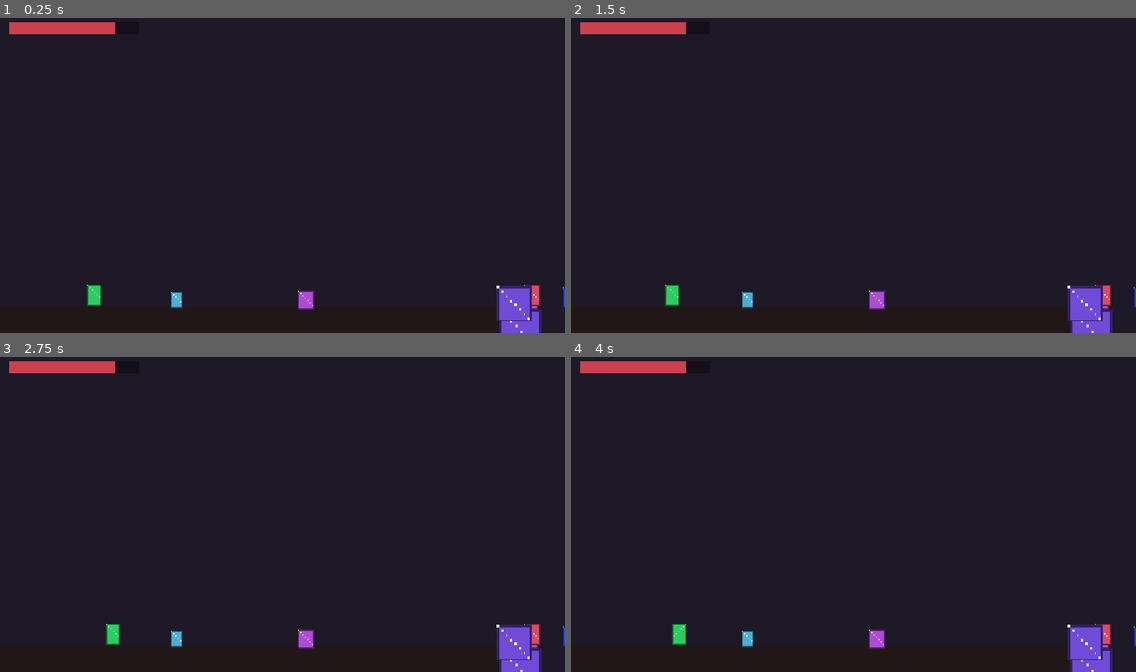
Above: before the commit, frames 1-4 (two rows, left to right).
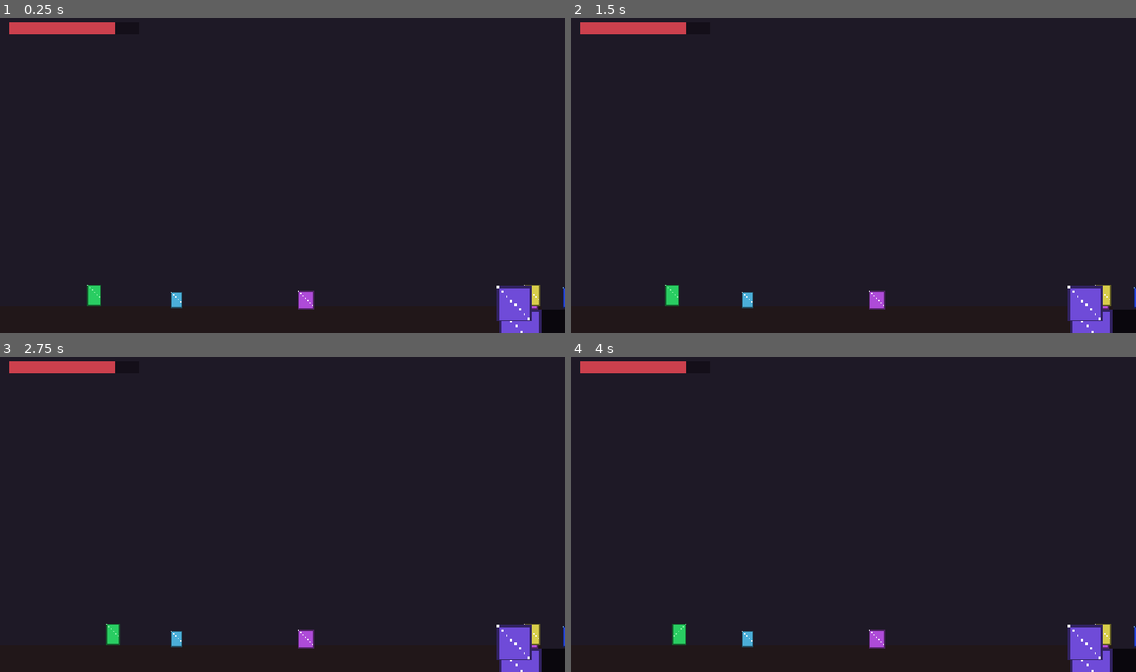
Above: after the commit, the same moments.

Repository: Eruldin/Honor-Meselesi
Game: Godot game, scene res://src/levels/ch1/Ch1.tscn
The game is run twice, just before and just after one commit, with the same random seed, the same clock (stepped at 60 frames per second) and the same inputs. This scene is started directly instead of the project's main scene.
Inputs (mouse positions are in pixels of both pictures, inside the frame that each line leads up to):
- Up to frame 1 (0.25 s): no input
- Up to frame 2 (1.5 s): tap Enter at 0.5 s; move the mouse to (977, 159) at 0.52 s; hold D (move_right) 0.53-1.25 s; tap J (attack) at 0.6 s; click (977, 159) at 0.67 s; tap Space (jump) at 0.77, 1.07 s; tap L (dash) at 0.8 s; drag from (740, 191) to (746, 310) at 1.27 s
- Up to frame 3 (2.75 s): tap Space (jump) at 2 s; move the mouse to (339, 442) at 2.02 s; hold D (move_right) from 2.03 s (still down); hold Space (jump) from 2.03 s (still down); tap K (parry) at 2.1 s
- Up to frame 4 (4 s): release D (move_right) at 2.75 s; release Space (jump) at 2.75 s; drag from (825, 577) to (1079, 649) at 2.77 s; tap Enter at 3.5 s; move the mouse to (1023, 561) at 3.52 s; hold A (move_left) from 3.53 s (still down); tap J (attack) at 3.6 s; tap Space (jump) at 3.77 s; tap L (dash) at 3.8 s

The runs differ from the first frame. In frame 1, 0.4% of the frame differs, in the area x 92-100%, y 84-100%; in frame 2, 0.4%; in frame 3, 0.4%; in frame 4, 0.4%.

Commit message:
fix(ch1): kuyu boslugu ve gecit platformlari duzeltildi, sfx/ambians eklendi

Diff:
--- a/assets_manifest.json
+++ b/assets_manifest.json
@@ -195,7 +195,7 @@
    "pack": "Free Pixel Art Forest"
   },
   "bg/forest_mid": {
-   "path": "env/forest/Free Pixel Art Forest/PNG/Background layers/Layer_0006_4.png",
+   "path": "env/forest/Free Pixel Art Forest/PNG/Background layers/Layer_0002_7.png",
    "pack": "Free Pixel Art Forest"
   },
   "bg/city": {
@@ -373,7 +373,7 @@
   "deco/cloud": {
    "path": "env/postapoc/Objects/Exhaust-pipe.png",
    "pack": "Pixel Art Post Apocalypse",
-   "note": "yer tutucu — mad_cloud prosedurel kullanir"
+   "note": "yer tutucu \u00e2\u20ac\u201d mad_cloud prosedurel kullanir"
   },
   "prop/hat": {
    "path": "generated/hat.png",
@@ -385,10 +385,6 @@
   },
   "bg/forest_far": {
    "path": "env/forest/Free Pixel Art Forest/PNG/Background layers/Layer_0001_8.png",
-   "pack": "Free Pixel Art Forest"
-  },
-  "bg/forest_mid": {
-   "path": "env/forest/Free Pixel Art Forest/PNG/Background layers/Layer_0002_7.png",
    "pack": "Free Pixel Art Forest"
   },
   "bg/forest_near": {
@@ -1241,7 +1237,7 @@
   "music/rest_point": {
    "path": "music/xdev_04_-_Silent_Forest.ogg",
    "pack": "xDeviruchi 16-bit",
-   "note": "dinlenme noktasi ambians — Silent Forest yeniden kullanildi"
+   "note": "dinlenme noktasi ambians \u00e2\u20ac\u201d Silent Forest yeniden kullanildi"
   },
   "prop/market_stall": {
    "path": "env/gothic_town/GothicVania-town-files/PNG/environment/props-sliced/sign.png",
@@ -1259,5 +1255,65 @@
    "path": "env/gothic_cemetery/gothicvania-cemetery-files/Assets/Environment/sliced-objects/bush-large.png",
    "pack": "GothicVania Cemetery"
   }
+ },
+ "amb/village": {
+  "path": "sfx/amb/village.ogg",
+  "pack": "JDSherbert"
+ },
+ "amb/forest": {
+  "path": "sfx/amb/forest.ogg",
+  "pack": "JDSherbert"
+ },
+ "amb/wind": {
+  "path": "sfx/amb/wind.ogg",
+  "pack": "JDSherbert"
+ },
+ "amb/cave": {
+  "path": "sfx/amb/cave.ogg",
+  "pack": "JDSherbert"
+ },
+ "sfx/step_dirt_1": {
+  "path": "sfx/footsteps/Walk/Dirt/DIRT - Walk 1.wav",
+  "pack": "Footsteps"
+ },
+ "sfx/run_dirt_1": {
+  "path": "sfx/footsteps/Run/Dirt/DIRT - Run 1.wav",
+  "pack": "Footsteps"
+ },
+ "sfx/step_dirt_2": {
+  "path": "sfx/footsteps/Walk/Dirt/DIRT - Walk 2.wav",
+  "pack": "Footsteps"
+ },
+ "sfx/run_dirt_2": {
+  "path": "sfx/footsteps/Run/Dirt/DIRT - Run 2.wav",
+  "pack": "Footsteps"
+ },
+ "sfx/step_dirt_3": {
+  "path": "sfx/footsteps/Walk/Dirt/DIRT - Walk 3.wav",
+  "pack": "Footsteps"
+ },
+ "sfx/run_dirt_3": {
+  "path": "sfx/footsteps/Run/Dirt/DIRT - Run 3.wav",
+  "pack": "Footsteps"
+ },
+ "sfx/step_dirt_4": {
+  "path": "sfx/footsteps/Walk/Dirt/DIRT - Walk 4.wav",
+  "pack": "Footsteps"
+ },
+ "sfx/run_dirt_4": {
+  "path": "sfx/footsteps/Run/Dirt/DIRT - Run 4.wav",
+  "pack": "Footsteps"
+ },
+ "sfx/jump_dirt": {
+  "path": "sfx/footsteps/Jump/DIRT - Jump 1.wav",
+  "pack": "Footsteps"
+ },
+ "sfx/land_dirt": {
+  "path": "sfx/footsteps/Jump/DIRT - Jump Land 1.wav",
+  "pack": "Footsteps"
+ },
+ "sfx/npc_blip": {
+  "path": "sfx/npc/Gibberish/Gibberish_2.wav",
+  "pack": "Super Dialogue"
  }
 }
--- a/src/audio/audio_manager.gd
+++ b/src/audio/audio_manager.gd
@@ -9,6 +9,12 @@
 const SFX_POOL := 8
 
 var _music: AudioStreamPlayer
+var _amb1: AudioStreamPlayer
+var _amb2: AudioStreamPlayer
+var _active_amb: int = 1
+var _current_amb: StringName = &""
+var _amb_fade := 0.0
+
 var _sfx_pool: Array[AudioStreamPlayer] = []
 var _sfx_2d_pool: Array[AudioStreamPlayer2D] = []
 var _sfx_idx := 0
@@ -20,6 +26,12 @@
 	_music = AudioStreamPlayer.new()
 	_music.bus = &"Music"
 	add_child(_music)
+	_amb1 = AudioStreamPlayer.new()
+	_amb1.bus = &"Music"
+	add_child(_amb1)
+	_amb2 = AudioStreamPlayer.new()
+	_amb2.bus = &"Music"
+	add_child(_amb2)
 	for i in SFX_POOL:
 		var p := AudioStreamPlayer.new()
 		p.bus = &"SFX"
@@ -53,9 +65,43 @@
 	_current_music = &""
 	_music.stop()
 
+func play_ambience(logical_id: StringName) -> void:
+	if logical_id == _current_amb:
+		return
+	_current_amb = logical_id
+	var stream := AssetLoader.audio(logical_id)
+
+	_active_amb = 2 if _active_amb == 1 else 1
+	var next_p := _amb1 if _active_amb == 1 else _amb2
+
+	if stream == null:
+		next_p.stop()
+	else:
+		if stream is AudioStreamOggVorbis or stream is AudioStreamMP3:
+			stream.loop = true
+		next_p.stream = stream
+		next_p.volume_db = -80.0
+		next_p.play()
+	_amb_fade = 1.0
+
+func _process(delta: float) -> void:
+	if _amb_fade > 0.0:
+		_amb_fade = maxf(0.0, _amb_fade - delta) # 1 saniye crossfade
+		var t := 1.0 - _amb_fade
+		var p_active := _amb1 if _active_amb == 1 else _amb2
+		var p_old := _amb2 if _active_amb == 1 else _amb1
+
+		# -80 dB ile -18 dB arasi linear2db crossfade
+		if p_active.playing:
+			p_active.volume_db = linear_to_db(lerpf(0.0, db_to_linear(-18.0), t))
+		if p_old.playing:
+			p_old.volume_db = linear_to_db(lerpf(db_to_linear(-18.0), 0.0, t))
+			if _amb_fade == 0.0:
+				p_old.stop()
+
 
 ## Tek seferlik efekt; pos verilirse 2D konumlu calar.
-func play_sfx(logical_id: StringName, pos: Variant = null, volume_db := 0.0) -> void:
+func play_sfx(logical_id: StringName, pos: Variant = null, volume_db := 0.0, pitch_scale := 1.0) -> void:
 	var stream := AssetLoader.audio(logical_id)
 	if stream == null:
 		return
@@ -65,10 +111,12 @@
 		p.global_position = pos
 		p.stream = stream
 		p.volume_db = volume_db
+		p.pitch_scale = pitch_scale
 		p.play()
 	else:
 		var p := _sfx_pool[_sfx_idx]
 		_sfx_idx = (_sfx_idx + 1) % _sfx_pool.size()
 		p.stream = stream
 		p.volume_db = volume_db
+		p.pitch_scale = pitch_scale
 		p.play()
--- a/src/levels/ch1/ch1.gd
+++ b/src/levels/ch1/ch1.gd
@@ -8,10 +8,10 @@
 const FLOOR_Y := 250.0
 const LEVEL_W := 5000.0
 const ZONE_MUSIC := [  # x sinirlari — soldan girince gecis
-	{x = 700.0,  id = &"music/ch1_village"},  # pazar alani — sicak koy havasi
-	{x = 1050.0, id = &"music/ch1_forest"},
-	{x = 2300.0, id = &"music/ch1_cave"},
-	{x = 3350.0, id = &"music/ch1_gate"},
+	{x = 700.0,  id = &"music/ch1_village", amb = &"amb/village"},  # pazar alani — sicak koy havasi
+	{x = 1050.0, id = &"music/ch1_forest",  amb = &"amb/forest"},
+	{x = 2300.0, id = &"music/ch1_cave",    amb = &"amb/cave"},
+	{x = 3350.0, id = &"music/ch1_gate",    amb = &"amb/wind"},
 ]
 const GATE_X := 4400.0       ## torii kapi cizgisi
 const ARENA_L := 4520.0      ## arena sol duvari
@@ -39,6 +39,7 @@
 func _ready() -> void:
 	GameState.current_chapter = &"ch1"
 	AudioManager.play_music(&"music/ch1")
+	AudioManager.play_ambience(&"amb/village")
 	_build_terrain()
 	_build_entities()
 	_build_fx()
@@ -61,6 +62,8 @@
 		while _music_zone < ZONE_MUSIC.size() \
 				and samurai.global_position.x >= ZONE_MUSIC[_music_zone].x:
 			AudioManager.play_music(ZONE_MUSIC[_music_zone].id)
+			if ZONE_MUSIC[_music_zone].has("amb"):
+				AudioManager.play_ambience(ZONE_MUSIC[_music_zone].amb)
 			_music_zone += 1
 	if boss != null and is_instance_valid(boss) and boss.active:
 		_boss_root.visible = true
@@ -215,7 +218,7 @@
 
 
 func _sign_sfx() -> void:
-	AudioManager.play_sfx(&"sfx/ui", samurai.global_position if samurai else Vector2.ZERO, -6.0)
+	AudioManager.play_sfx(&"sfx/npc_blip", samurai.global_position if samurai else Vector2.ZERO, -8.0)
 
 
 func _add_spikes(x0: float, x1: float, y: float) -> void:
@@ -306,6 +309,24 @@
 	# A: koy duzlugu — kuyu girisi icin x=458-502 arasi bosluklu iki parca
 	_add_ground(Vector2(230, FLOOR_Y + 10), Vector2(460, 26))   # 0-460
 	_add_ground(Vector2(772, FLOOR_Y + 10), Vector2(540, 26))   # 504-1044
+
+	# Cukur gorunumu: arkaya siyah perde ve kenarlara cikinti
+	var well_bg := ColorRect.new()
+	well_bg.color = Color(0.04, 0.03, 0.05)
+	well_bg.position = Vector2(456, FLOOR_Y)
+	well_bg.size = Vector2(50, 180)
+	well_bg.z_index = -6 # Gokyuzunun onunde, kuyu propunun arkasinda
+	add_child(well_bg)
+	if AssetLoader.has_asset(&"terrain/edge_dirt"):
+		var lip_l := Sprite2D.new()
+		lip_l.texture = AssetLoader.tiled_texture(&"terrain/edge_dirt", Vector2i(12, 26))
+		lip_l.position = Vector2(454, FLOOR_Y + 10)
+		add_child(lip_l)
+		var lip_r := Sprite2D.new()
+		lip_r.texture = AssetLoader.tiled_texture(&"terrain/edge_dirt", Vector2i(12, 26))
+		lip_r.position = Vector2(508, FLOOR_Y + 10)
+		lip_r.flip_h = true
+		add_child(lip_r)
 	# B: orman — kaya bariyerini platformlarla as (ust rota gizli)
 	_add_ground(Vector2(1560, FLOOR_Y + 10), Vector2(1000, 26))
 	_add_ground(Vector2(2200, FLOOR_Y + 10), Vector2(280, 26))
@@ -446,8 +467,20 @@
 
 	# Gecit Ust Rota (Harabe Surlar)
 	_add_platform(Vector2(3650, 140), &"terrain/pf_slab", 85)
-	_add_platform(Vector2(3760, 120), &"terrain/pf_ledge", 70)
-	_add_platform(Vector2(3860, 140), &"terrain/pf_slab", 85)
+	_add_platform(Vector2(3730, 140), &"terrain/pf_slab", 85)
+	_add_platform(Vector2(3810, 140), &"terrain/pf_slab", 85)
+	_add_platform(Vector2(3890, 140), &"terrain/pf_slab", 85)
+	_add_platform(Vector2(3970, 140), &"terrain/pf_slab", 85)
+
+	var bb_sur := BreakableBlock.new()
+	bb_sur.size = Vector2(16, 50)
+	bb_sur.global_position = Vector2(3930, 140 - 13 - 25)
+	add_child(bb_sur)
+
+	_add_deco_ground(&"prop/statue", 3970, 140 - 13, 0.7, Color(0.4, 0.45, 0.5))
+
+	_add_platform(Vector2(4040, 160), &"terrain/pf_ledge", 40)
+	_add_platform(Vector2(4080, 190), &"terrain/pf_ledge", 40)
 
 	# E: arena zemini
 	_add_ground(Vector2(4690, FLOOR_Y + 10), Vector2(560, 26), &"terrain/edge_dirt")
@@ -471,7 +504,7 @@
 	# Pazar alani evleri (sag kanat — x=700-1040)
 	_add_deco_ground(&"prop/house_b", 1000, FLOOR_Y, 0.48, house_mod, true)
 	# Koy meydani: kuyu, araba, kasalar, varil — hepsi zemine oturur
-	_add_deco_ground(&"prop/well", 480, FLOOR_Y, 0.8, house_mod)
+	_add_deco_ground(&"prop/well", 480, FLOOR_Y, 0.95, house_mod)
 	_add_deco_ground(&"prop/wagon", 230, FLOOR_Y, 0.75, house_mod)
 	_add_deco_ground(&"prop/crate_stack", 700, FLOOR_Y, 0.7, house_mod)
 	_add_deco_ground(&"prop/crate", 745, FLOOR_Y, 0.8, house_mod)
--- a/src/player/samurai.gd
+++ b/src/player/samurai.gd
@@ -253,17 +253,29 @@
 	_update_facing()
 
 
+var _last_state := &""
+
 func _process(delta: float) -> void:
+	if sm.current_name != _last_state:
+		if sm.current_name == S_JUMP:
+			AudioManager.play_sfx(&"sfx/jump_dirt", global_position, -10.0, randf_range(0.9, 1.1))
+		elif _last_state == S_FALL and is_on_floor():
+			AudioManager.play_sfx(&"sfx/land_dirt", global_position, -8.0, randf_range(0.9, 1.1))
+		_last_state = sm.current_name
+
 	_sync_anim()
 	# Ayak sesi: yerde kosarken ritmik toprak adimi
-	if sm.current_name == S_RUN and is_on_floor() and absf(velocity.x) > 20.0:
+	if (sm.current_name == S_RUN or sm.current_name == S_DASH) and is_on_floor() and absf(velocity.x) > 20.0:
 		_step_timer -= delta
 		if _step_timer <= 0.0:
-			_step_timer = 0.34
+			_step_timer = 0.28
+			var is_dash = sm.current_name == S_DASH
+			var prefix = "sfx/run_dirt_" if is_dash else "sfx/step_dirt_"
+			var rand_idx = randi() % 4 + 1
 			AudioManager.play_sfx(
-				&"sfx/footstep2" if _step_alt else &"sfx/footstep",
-				global_position, -10.0)
-			_step_alt = not _step_alt
+				StringName(prefix + str(rand_idx)),
+				global_position, -14.0, randf_range(0.9, 1.1)
+			)
 	else:
 		_step_timer = 0.05
 	if _flash_timer > 0.0:
